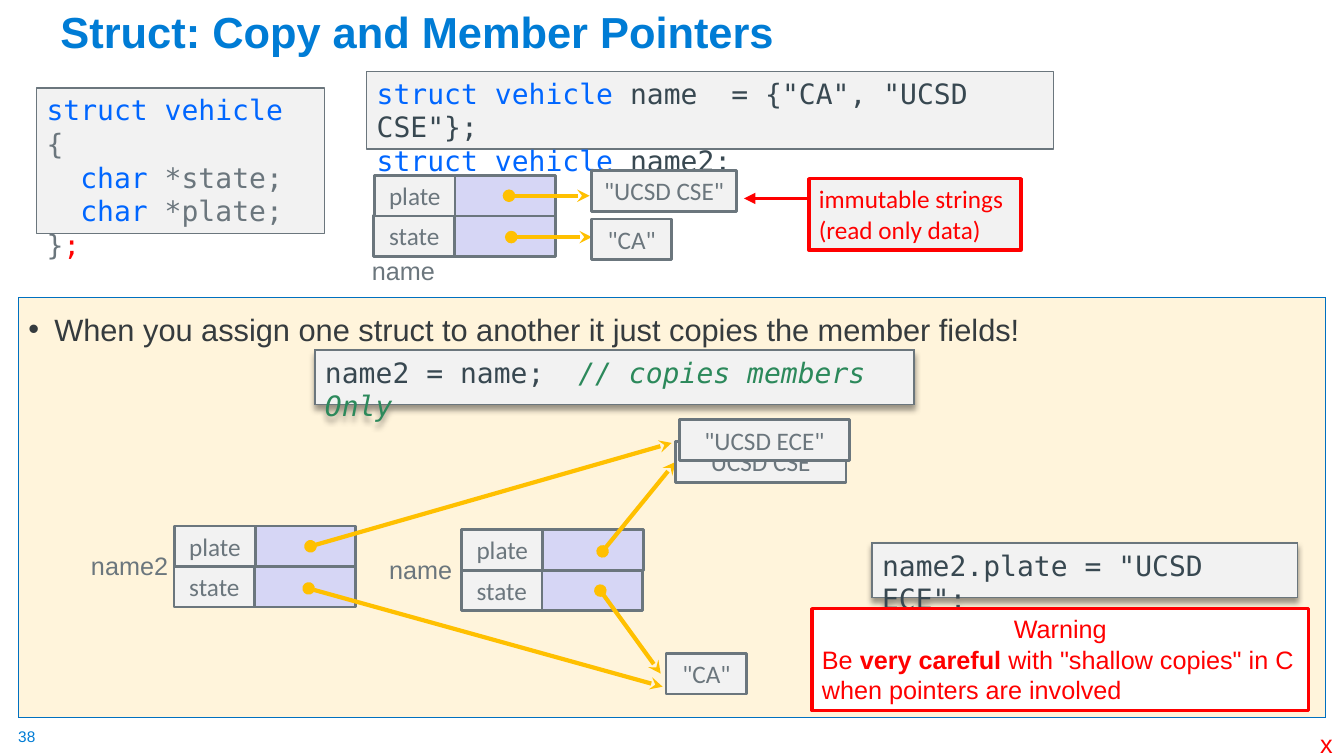
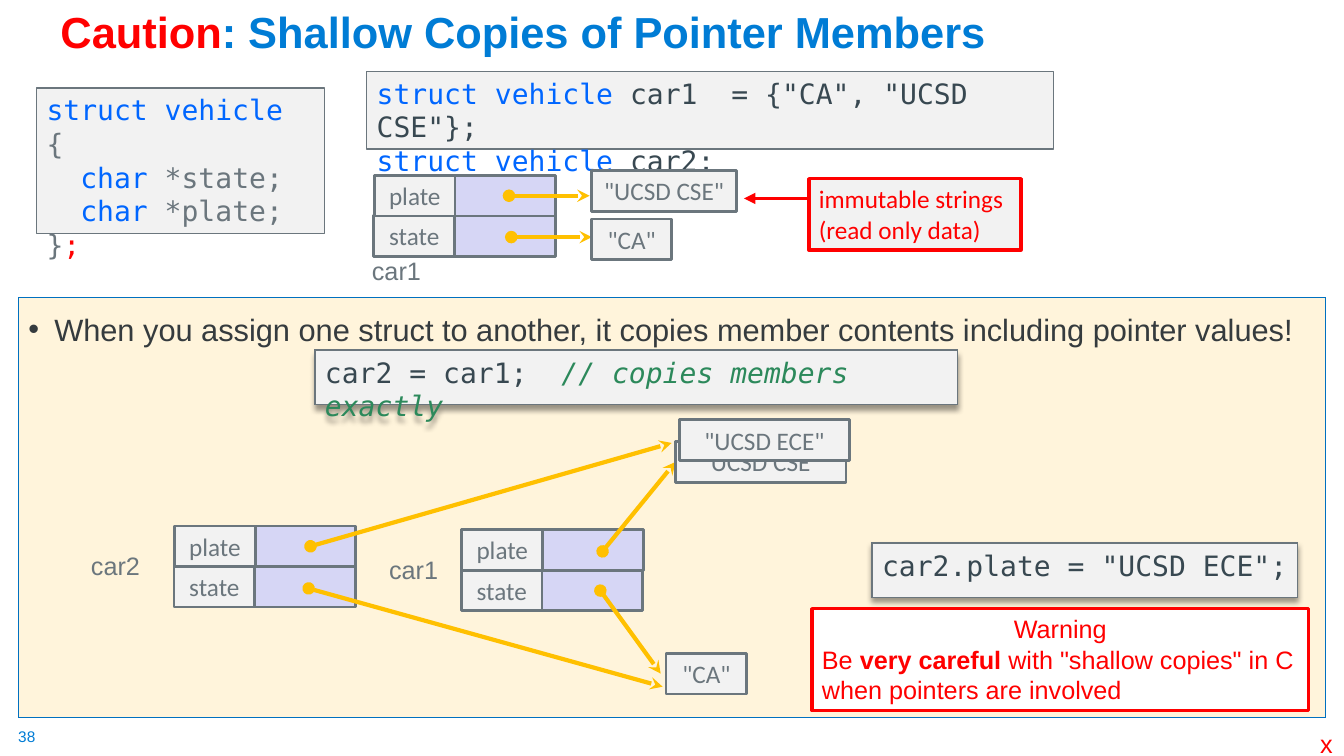
Before and after one commit to cse30-sp24/Muller-Slides, a slide deck: slide 38 of Lecture-8.pptx. Drawn at 1344x756 pixels with LibreOffice and Linux fonts; fonts in the diff are those of the drawing. Boxes give left, top, right and bottom in pixels: in the first picture for what was removed or moved away, otherwise in the second. Text is boxed around its words. In the diff, an @@ line names an element or a change of style, - is before the commit and + after.

```diff
--- a/Lecture-8.pptx
+++ b/Lecture-8.pptx
@@ title at (60,16,985,56): text changed @@
-Struct: Copy and Member Pointers
+Caution: Shallow Copies of Pointer Members
@@ text in rectangle at (377,82,967,177): text changed @@
-struct vehicle name = {"CA", "UCSD CSE"};
-struct vehicle name2;
+struct vehicle car1 = {"CA", "UCSD CSE"};
+struct vehicle car2;
@@ text at (372,262,421,280): text changed @@
-name
+car1
@@ text at (54,318,1292,346): text changed @@
-• When you assign one struct to another it just copies the member fields!
+• When you assign one struct to another, it copies member contents including pointer values!
@@ rectangle "car2 = car1; // copies ...": place and size @@
-rectangle "car2 = car1; // copies ..." at (315,350,913,404)
+rectangle "car2 = car1; // copies ..." at (315,350,958,404)
@@ text in rectangle at (325,361,848,389): text changed @@
-name2 = name; // copies members Only
+car2 = car1; // copies members exactly
@@ text at (91,557,140,575): text changed @@
-name2
+car2
@@ text at (389,561,438,579): text changed @@
-name
+car1
@@ text in rectangle at (882,554,1287,582): text changed @@
-name2.plate = "UCSD ECE";
+car2.plate = "UCSD ECE";
```
Also in this commit, not shown: 17 other slides changed, 1 other file.
